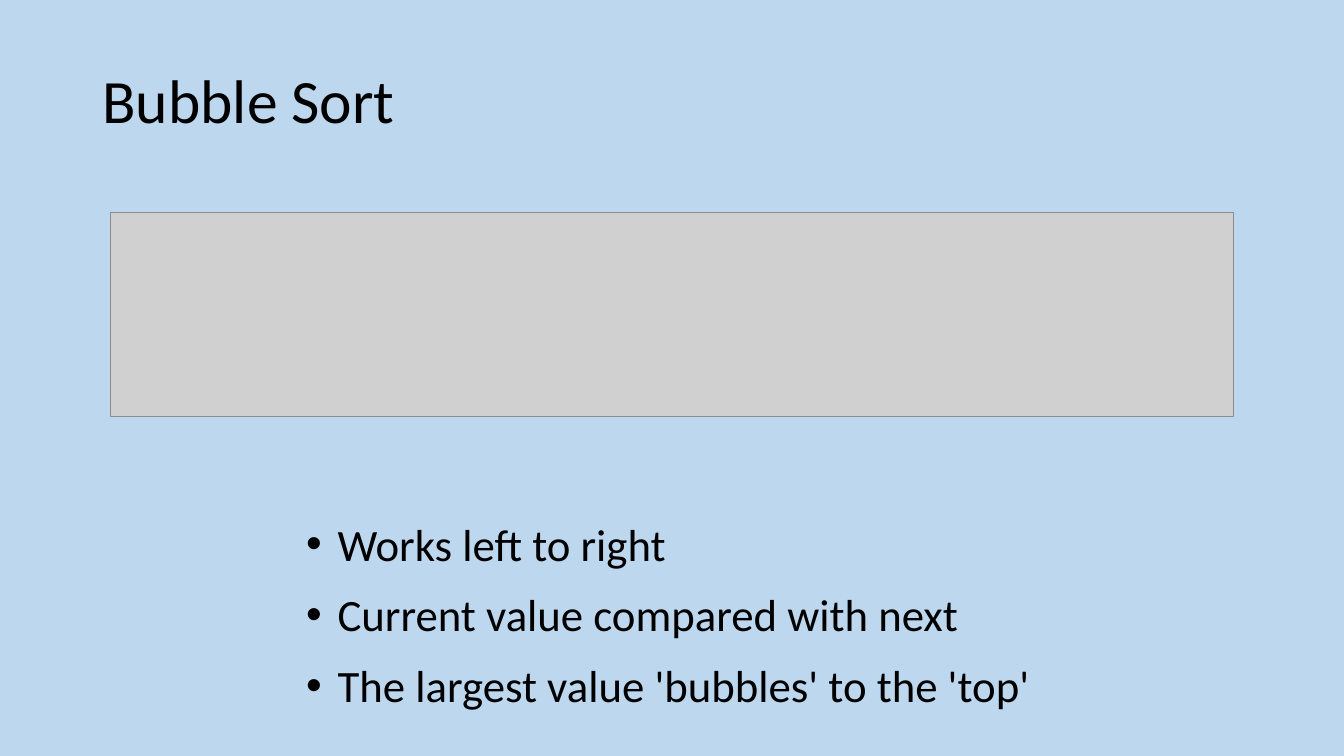
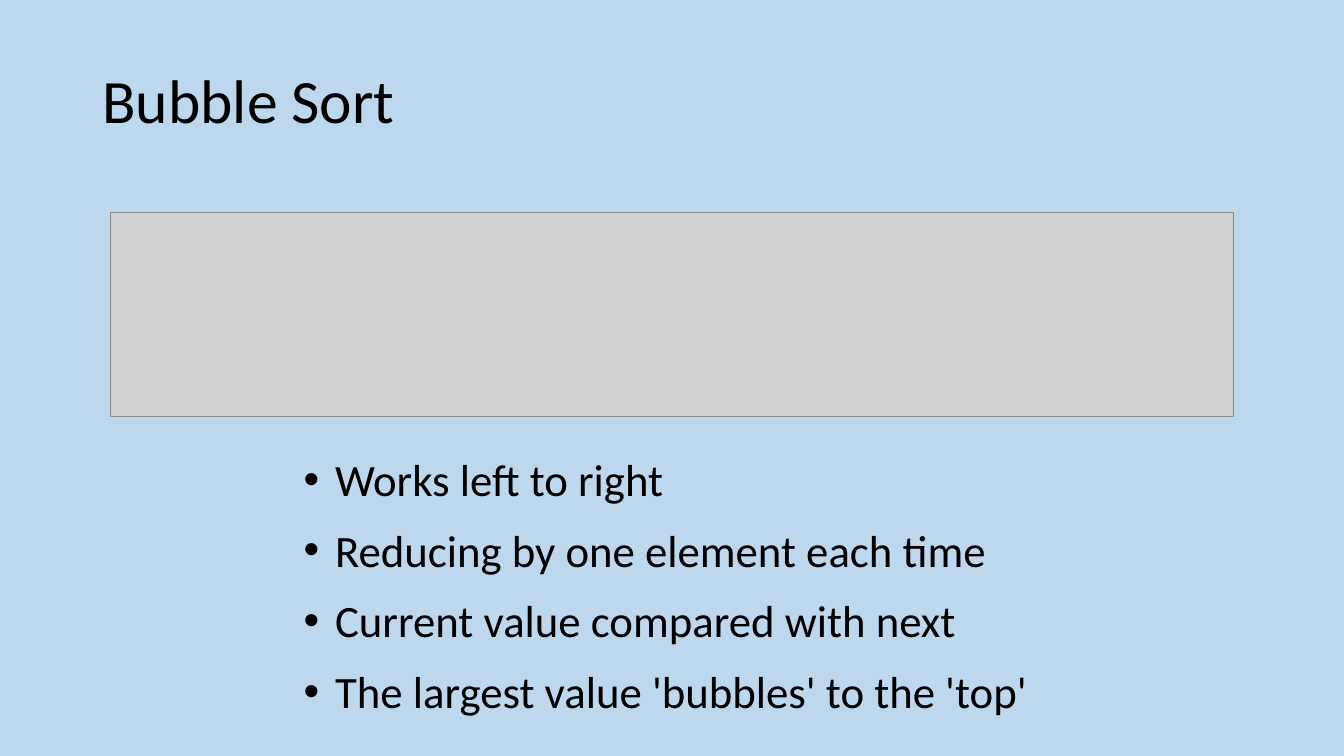
Before and after one commit to MrFriendCS/MrFriendCS.github.io, a slide deck: slide 32 of ah-cs/sdd/AH CS SDD Slides.pptx (slide 31 before the commit). Drawn at 1344x756 pixels with LibreOffice and Linux fonts; fonts in the diff are those of the drawing; grey boxes stand for pictures. Boxes give left, top, right and bottom in pixels: in the first picture for what was removed or moved away, otherwise in the second. Text is boxed around its words. In the diff, an @@ line names an element or a change of style, - is before the commit and + after.

```diff
--- a/ah-cs/sdd/AH CS SDD Slides.pptx
+++ b/ah-cs/sdd/AH CS SDD Slides.pptx
@@ text "Works left to right": place and size @@
-text "Works left to right" at box(338, 530, 1029, 710)
+text "Works left to right" at box(335, 465, 1026, 716)
@@ text at box(335, 536, 986, 575): paragraph added @@
+• Reducing by one element each time
```
Also in this commit, not shown: 9 other slides changed, 2 slides added.
